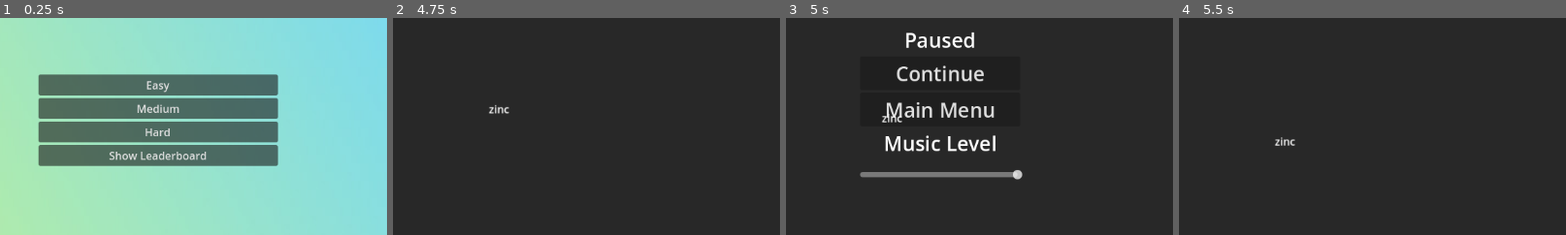
Above: before the commit, frames 1-4 (left to right).
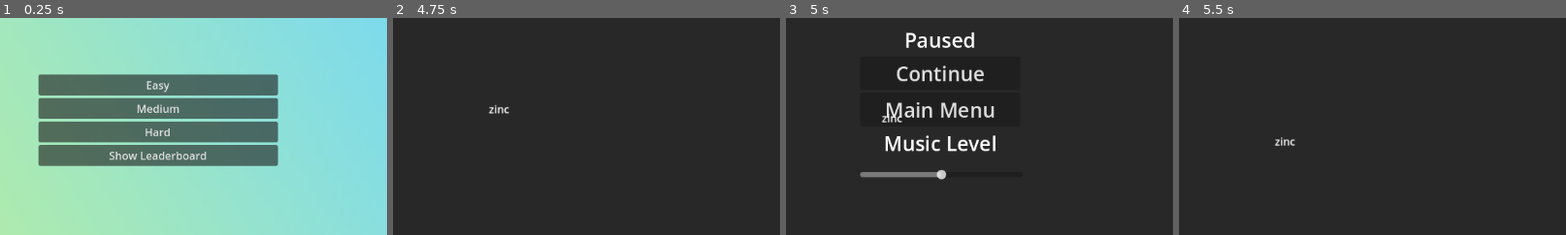
Above: after the commit, the same moments.

Repository: Sneakyweasel90/TypeDropper_Godot
Game: Godot game, scene res://scenes/MainMenu.tscn
The game is run twice, just before and just after one commit, with the same random seed, the same clock (stepped at 60 frames per second) and the same inputs.
Inputs:
- Up to frame 1 (0.25 s): no input
- Up to frame 2 (4.75 s): click "Easy" at 0.5 s; tap Enter at 1.25 s; tap Backspace every 0.75 s from 1.35 to 4.35 s
- Up to frame 3 (5 s): tap Escape at 4.9 s
- Up to frame 4 (5.5 s): click "Continue" at 5 s
The pictures show only the part of the screen within x 29-79%, y 33-82%; the shares and areas given below are measured in that part.

Frames 1-2 are identical in both runs. In frame 3, 0.6% of the frame differs, in the area x 38-62%, y 70-75%; in frame 4, nothing differs.

Commit message:
increased DB for music. placed music at 50%

Diff:
--- a/type-dropper/scenes/PauseMenu.tscn
+++ b/type-dropper/scenes/PauseMenu.tscn
@@ -48,6 +48,7 @@
 offset_bottom = 90.0
 min_value = -30.0
 max_value = 0.0
+value = -15.0
 
 [connection signal="pressed" from="VBoxContainer/ContinueBtn" to="." method="_on_continue_btn_pressed"]
 [connection signal="pressed" from="VBoxContainer/MainMenuBtn" to="." method="_on_main_menu_btn_pressed"]
--- a/type-dropper/scenes/TypeDropper.tscn
+++ b/type-dropper/scenes/TypeDropper.tscn
@@ -63,6 +63,6 @@
 
 [node name="MusicPlayer" type="AudioStreamPlayer2D" parent="."]
 stream = ExtResource("4_bmg6r")
-volume_db = 10.0
+volume_db = 20.0
 autoplay = true
 parameters/looping = true
